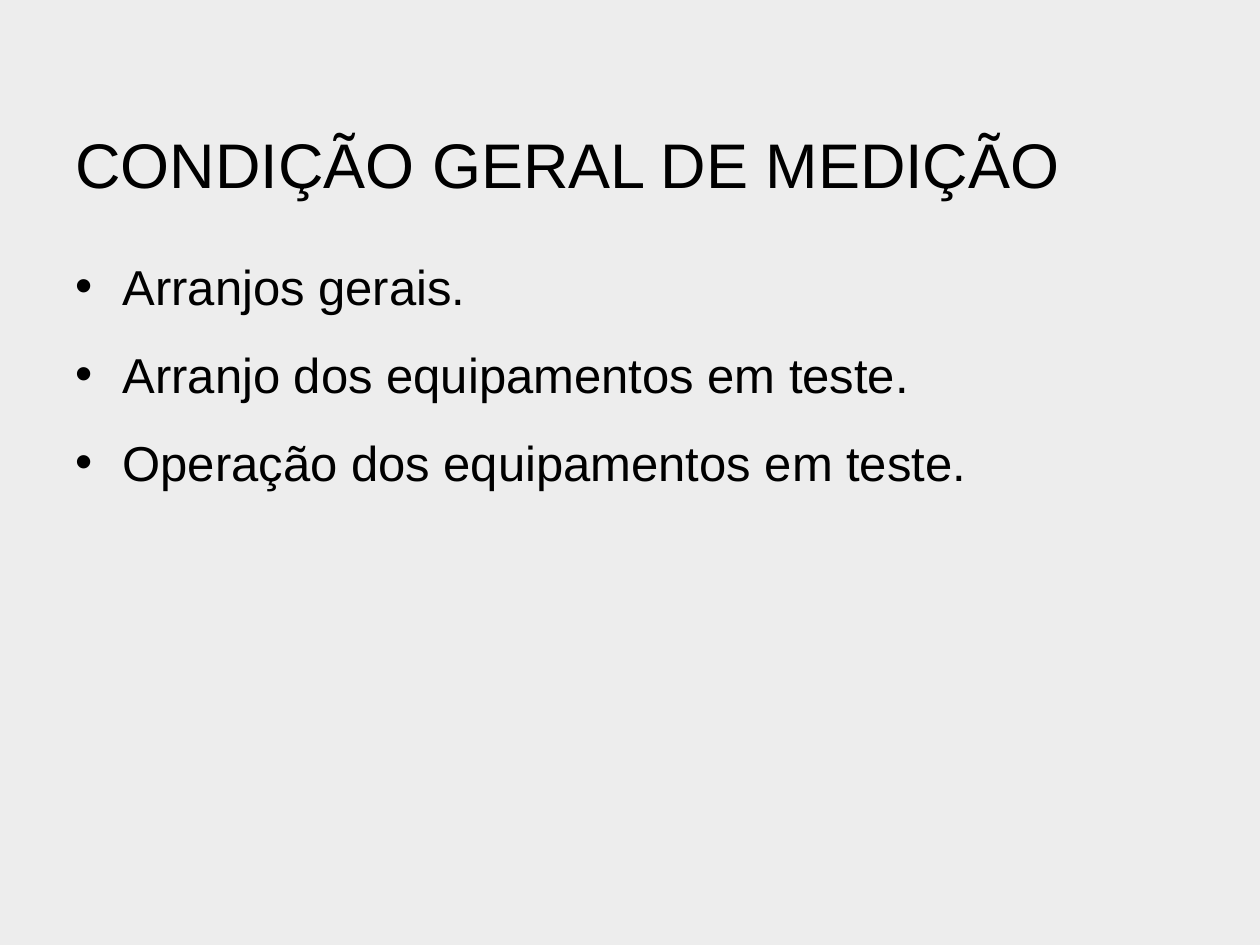
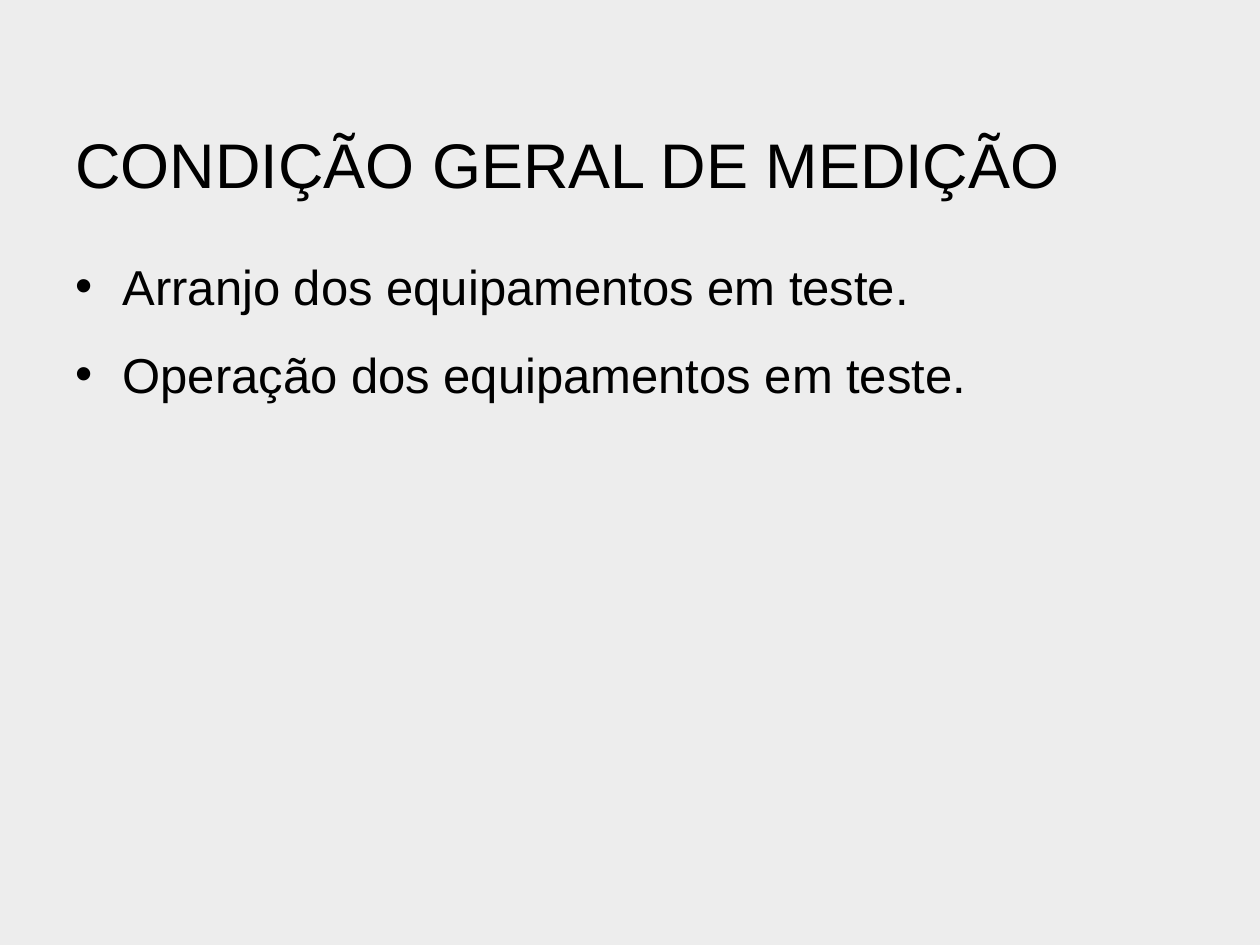
Before and after one commit to bengelbert/ifsc, a slide deck: slide 11 of cem_20308/docs/cispr22.pptx (slide 10 before the commit). Drawn at 1260x945 pixels with LibreOffice and Linux fonts; fonts in the diff are those of the drawing; background and template pictures are left out. Boxes give left, top, right and bottom in pixels: in the first picture for what was removed or moved away, otherwise in the second. Text is boxed around its words. In the diff, an @@ line names an element or a change of style, - is before the commit and + after.

```diff
--- a/cem_20308/docs/cispr22.pptx
+++ b/cem_20308/docs/cispr22.pptx
@@ text at <box>123,269,465,315</box>: paragraph removed @@
-• Arranjos gerais.
```
Also in this commit, not shown: 1 slide added.
